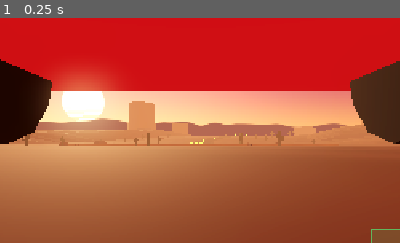
Above: before the commit, frame 1.
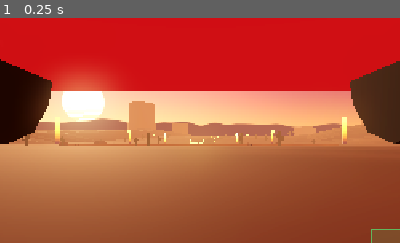
Above: after the commit, the same moment.

Repository: juale86/ToneRace
Game: Godot game, scene res://scenes/race_test.tscn
The game is run twice, just before and just after one commit, with the same random seed, the same clock (stepped at 60 frames per second) and the same inputs.
Inputs:
- Up to frame 1 (0.25 s): no input
The pictures show only the part of the screen within x 25-75%, y 22-72%; the shares and areas given below are measured in that part.

The runs differ from the first frame. In frame 1, 0.4% of the frame differs, in the area x 13-87%, y 44-56%.
Error in both runs: Trying to assign value of type 'Nil' to a variable of type 'Dictionary'. (res://scripts/music/music_rig.gd:16)

Commit message:
Efectos de notas y sensación de velocidad
- Parámetros globales de shader "beat" y "speed": todo late al mismo ritmo.
- Boosters que laten en cada beat (los adornos además giran).
- Postes al costado, uno por beat, con reflector que destella; los de
  comienzo de compás son más altos y destellan más fuerte.
- Al agarrar un booster: onda de luz sobre la ruta y chispas (pool fijo de 6,
  sin crear nodos en carrera).
- HUD: contador de combo que salta en cada acierto y destello rojo en los
  bordes al perder un combo de 4 o más.
- Velocidad: líneas en los bordes de la pantalla, estela de las luces
  traseras y una sacudida de cámara leve, todo creciendo con el tempo.

Co-Authored-By: Claude Opus 5.5 <noreply@anthropic.com>

Diff:
--- a/project.godot
+++ b/project.godot
@@ -61,6 +61,17 @@
 ]
 }
 
+[shader_globals]
+
+beat={
+"type": "float",
+"value": 0.0
+}
+speed={
+"type": "float",
+"value": 0.0
+}
+
 [input_devices]
 
 pointing/emulate_touch_from_mouse=true
--- a/scenes/race_test.gd
+++ b/scenes/race_test.gd
@@ -15,6 +15,8 @@
 const FOV_MIN := 72.0
 const FOV_MAX := 88.0
 const MESSAGE_SECONDS := 1.2
+## Sacudida de cámara (unidades) a la marcha más alta; crece con el cuadrado del tempo.
+const SHAKE_MAX := 0.09
 
 var rig: MusicRig
 var runner: Runner
@@ -32,6 +34,8 @@
 var _pending: Array[PendingNote] = []
 var _message := ""
 var _message_left := 0.0
+var _fx := HitFx.new()
+var _hud := RaceHud.new()
 
 @onready var _camera: Camera3D = $Camera
 @onready var _car: CarView = $Car
@@ -53,6 +57,9 @@
 	add_child(rig)
 	rig.setup("canon", "rock")
 	runner = Runner.new(rig.min_bpm, rig.max_bpm)
+	_car.add_child(_fx)
+	$UI.add_child(_hud)
+	$UI.move_child(_hud, 0)
 	add_child(human)
 	add_child(auto)
 	var args := OS.get_cmdline_user_args()
@@ -117,16 +124,20 @@
 	var booster := track.boosters[index]
 	var gold := booster.kind == Booster.Kind.GOLD
 	if booster.lane != runner.lane:
-		if gold:
+		if gold and combo > 0:
+			_hud.on_combo_break(combo)
 			combo = 0
 		return
 	view.hide_booster(index)
+	var color := TrackView.GOLD_COLOR if gold else TrackView.ADORN_COLOR
+	_fx.hit(color, Track.lane_offset(booster.lane) - lateral)
 	for note in booster.notes:
 		_pending.append(PendingNote.new(note, "lead" if gold else "adorn"))
 	if gold:
 		gold_hits += 1
 		combo += 1
 		best_combo = maxi(best_combo, combo)
+		_hud.on_hit(combo)
 
 
 ## Las notas de un booster pueden caer un poco después de agarrarlo (corcheas agrupadas).
@@ -151,11 +162,14 @@
 	var tick := 1.0 / Engine.physics_ticks_per_second
 	var beat := clock.interpolated(Engine.get_physics_interpolation_fraction(), tick)
 	rig.base.update(beat, clock.bpm, delta)
+	var intensity := clampf(inverse_lerp(rig.min_bpm, rig.max_bpm, clock.bpm), 0.0, 1.0)
+	RenderingServer.global_shader_parameter_set(&"beat", beat)
+	RenderingServer.global_shader_parameter_set(&"speed", intensity)
 
 	var previous := lateral
 	lateral = move_toward(lateral, Track.lane_offset(runner.lane), LATERAL_SPEED * delta)
 	var speed := clock.bpm / 60.0 * TrackGeometry.UNITS_PER_BEAT
-	_car.animate(delta, speed, (lateral - previous) / delta if delta > 0.0 else 0.0)
+	_car.animate(delta, speed, (lateral - previous) / delta if delta > 0.0 else 0.0, intensity)
 	var frame := track.geometry.frame_at(beat)
 	_car.global_transform = Transform3D(frame.basis, frame.origin + frame.basis.x * lateral)
 
@@ -164,6 +178,9 @@
 	_camera.fov = remap(clock.bpm, rig.min_bpm, rig.max_bpm, FOV_MIN, FOV_MAX)
 	_camera.global_position = back.origin + back.basis.y * CAMERA_HEIGHT + back.basis.x * lateral * 0.5
 	_camera.look_at(ahead.origin + ahead.basis.x * lateral * 0.3, back.basis.y)
+	var t := Time.get_ticks_msec() / 1000.0
+	var shake := SHAKE_MAX * intensity * intensity
+	_camera.position += _camera.basis * Vector3(sin(t * 37.0) + sin(t * 23.0) * 0.5, sin(t * 41.0) * 0.6, 0.0) * shake
 
 	_message_left = maxf(_message_left - delta, 0.0)
 	var cycle := int(floor(beat / track.cycle_beats))
--- a/scripts/race/car_view.gd
+++ b/scripts/race/car_view.gd
@@ -1,7 +1,8 @@
 class_name CarView
 extends Node3D
 ## Muscle car placeholder armado con primitivas. El origen queda en el piso, en el
-## centro del auto; -Z es adelante. Se inclina al cambiar de carril y gira las ruedas.
+## centro del auto; -Z es adelante. Se inclina al cambiar de carril, gira las
+## ruedas y deja una estela de luz que se alarga con la velocidad.
 
 const WHEEL_RADIUS := 0.3
 const MAX_ROLL := deg_to_rad(9.0)
@@ -9,11 +10,14 @@
 ## Velocidad lateral (unidades/s) que produce la inclinación máxima.
 const LEAN_AT := 20.0
 const LEAN_SMOOTHING := 12.0
+const TRAIL_MAX_LENGTH := 3.5
 
 var _body := Node3D.new()
 var _wheels: Array[Node3D] = []
 var _lean := 0.0
 var _wheel_angle := 0.0
+var _trails: Array[MeshInstance3D] = []
+var _trail_material := ShaderMaterial.new()
 
 
 func _ready() -> void:
@@ -54,16 +58,32 @@
 			spoke.mesh = spoke_mesh
 			hub.add_child(spoke)
 			_wheels.append(hub)
+	_trail_material.shader = preload("res://shaders/trail.gdshader")
+	var trail_mesh := PlaneMesh.new()
+	trail_mesh.size = Vector2(0.22, 1.0)
+	trail_mesh.center_offset = Vector3(0, 0, 0.5)  # arranca en el origen y se estira hacia atrás
+	for x in [-0.63, 0.63]:
+		var trail := MeshInstance3D.new()
+		trail.mesh = trail_mesh
+		trail.material_override = _trail_material
+		trail.position = Vector3(x, 0.5, 1.48)
+		trail.rotation.x = deg_to_rad(-3.0)
+		_body.add_child(trail)
+		_trails.append(trail)
 
 
 ## speed: unidades/s hacia adelante. lateral_speed: unidades/s hacia la derecha.
-func animate(delta: float, speed: float, lateral_speed: float) -> void:
+## intensity: 0 a 1 según el tempo, para la estela.
+func animate(delta: float, speed: float, lateral_speed: float, intensity: float) -> void:
 	var target := clampf(lateral_speed / LEAN_AT, -1.0, 1.0)
 	_lean = lerpf(_lean, target, 1.0 - exp(-LEAN_SMOOTHING * delta))
 	_body.rotation = Vector3(0.0, -_lean * MAX_YAW, -_lean * MAX_ROLL)
 	_wheel_angle = fmod(_wheel_angle - speed * delta / WHEEL_RADIUS, TAU)
 	for hub in _wheels:
 		hub.rotation.x = _wheel_angle
+	for trail in _trails:
+		trail.scale = Vector3(1.0, 1.0, 0.5 + intensity * TRAIL_MAX_LENGTH)
+	_trail_material.set_shader_parameter("strength", 0.2 + 0.4 * intensity)
 
 
 func _box(size: Vector3, at: Vector3, material: Material) -> void:
--- /dev/null
+++ b/scripts/race/hit_fx.gd
@@ -0,0 +1,92 @@
+class_name HitFx
+extends Node3D
+## Efectos al agarrar un booster: una onda de luz que se expande sobre la ruta y
+## chispas que suben. Se ubica en el auto cada frame, así los efectos acompañan
+## al jugador en vez de quedar atrás a toda velocidad. Usa un pool fijo: no crea
+## nodos durante la carrera.
+
+const POOL := 6
+const RING_SECONDS := 0.45
+const RING_SIZE := 5.5
+
+var _rings: Array[MeshInstance3D] = []
+var _ring_ages := PackedFloat32Array()
+var _sparks: Array[GPUParticles3D] = []
+var _next := 0
+
+
+func _ready() -> void:
+	var ring_shader := preload("res://shaders/hit_ring.gdshader")
+	var plane := PlaneMesh.new()
+	plane.size = Vector2.ONE * RING_SIZE
+	var spark_mesh := QuadMesh.new()
+	spark_mesh.size = Vector2.ONE * 0.22
+	var spark_material := StandardMaterial3D.new()
+	spark_material.shading_mode = BaseMaterial3D.SHADING_MODE_UNSHADED
+	spark_material.billboard_mode = BaseMaterial3D.BILLBOARD_PARTICLES
+	spark_material.transparency = BaseMaterial3D.TRANSPARENCY_ALPHA
+	spark_material.blend_mode = BaseMaterial3D.BLEND_MODE_ADD
+	spark_material.vertex_color_use_as_albedo = true
+	spark_mesh.material = spark_material
+	var fade := Gradient.new()
+	fade.set_color(0, Color(1, 1, 1, 1))
+	fade.set_color(1, Color(1, 1, 1, 0))
+	var fade_texture := GradientTexture1D.new()
+	fade_texture.gradient = fade
+	for i in POOL:
+		var ring := MeshInstance3D.new()
+		ring.mesh = plane
+		var material := ShaderMaterial.new()
+		material.shader = ring_shader
+		ring.material_override = material
+		ring.position.y = 0.06
+		ring.visible = false
+		add_child(ring)
+		_rings.append(ring)
+		_ring_ages.append(1.0)
+
+		var sparks := GPUParticles3D.new()
+		sparks.one_shot = true
+		sparks.emitting = false
+		sparks.amount = 12
+		sparks.lifetime = 0.6
+		sparks.explosiveness = 1.0
+		sparks.position.y = 0.5
+		sparks.draw_pass_1 = spark_mesh
+		var process := ParticleProcessMaterial.new()
+		process.direction = Vector3.UP
+		process.spread = 40.0
+		process.initial_velocity_min = 4.0
+		process.initial_velocity_max = 8.0
+		process.gravity = Vector3(0, -9, 0)
+		process.scale_min = 0.6
+		process.scale_max = 1.4
+		process.color_ramp = fade_texture
+		sparks.process_material = process
+		add_child(sparks)
+		_sparks.append(sparks)
+
+
+## lateral: posición del booster respecto del auto, para centrar la onda.
+func hit(color: Color, lateral: float) -> void:
+	var i := _next
+	_next = (_next + 1) % POOL
+	_ring_ages[i] = 0.0
+	_rings[i].position.x = lateral
+	_rings[i].visible = true
+	(_rings[i].material_override as ShaderMaterial).set_shader_parameter("color", color)
+	var sparks := _sparks[i]
+	sparks.position.x = lateral
+	(sparks.process_material as ParticleProcessMaterial).color = Color(color.r * 2.0, color.g * 2.0, color.b * 2.0)
+	sparks.restart()
+
+
+func _process(delta: float) -> void:
+	for i in POOL:
+		if not _rings[i].visible:
+			continue
+		_ring_ages[i] += delta / RING_SECONDS
+		if _ring_ages[i] >= 1.0:
+			_rings[i].visible = false
+		else:
+			(_rings[i].material_override as ShaderMaterial).set_shader_parameter("age", _ring_ages[i])
--- a/scripts/track/track_view.gd
+++ b/scripts/track/track_view.gd
@@ -1,12 +1,15 @@
 class_name TrackView
 extends Node3D
 ## Dibuja una Track: la ruta (asfalto, carriles y marcas de beat/compás salen de
-## un shader) y los boosters. Todo procedural.
+## un shader), postes que destellan con el beat y los boosters, que laten. Todo
+## procedural; el beat les llega por el parámetro global de shader "beat".
 
 const MESH_STEP := 0.25  # beats entre cortes de la malla
 const MARGIN_BEATS := 16.0
 const SHOULDER := 1.6
 const BOOSTER_HEIGHT := 0.5
+const POST_GAP := 0.9  # distancia del poste al borde de la banquina
+const POST_HEIGHT := 1.3
 
 const GOLD_COLOR := Color(1.0, 0.75, 0.15)
 const ADORN_COLOR := Color(0.2, 0.9, 1.0)
@@ -28,6 +31,7 @@
 	instance.mesh = _road_mesh(-half - SHOULDER, half + SHOULDER)
 	instance.material_override = road
 	add_child(instance)
+	_build_posts(half + SHOULDER + POST_GAP)
 	_build_boosters()
 
 
@@ -45,11 +49,13 @@
 func _build_boosters() -> void:
 	var gold_mesh := BoxMesh.new()
 	gold_mesh.size = Vector3(1.4, 0.35, 0.7)
-	gold_mesh.material = _material(GOLD_COLOR, 2.5)
+	gold_mesh.material = _booster_material(GOLD_COLOR, 0.0)
 	var adorn_mesh := SphereMesh.new()
 	adorn_mesh.radius = 0.35
 	adorn_mesh.height = 0.7
-	adorn_mesh.material = _material(ADORN_COLOR, 2.5)
+	adorn_mesh.radial_segments = 8
+	adorn_mesh.rings = 4
+	adorn_mesh.material = _booster_material(ADORN_COLOR, 1.5)
 
 	var by_kind := {Booster.Kind.GOLD: [], Booster.Kind.ADORN: []}
 	for i in _track.boosters.size():
@@ -68,6 +74,40 @@
 		var instance := MultiMeshInstance3D.new()
 		instance.multimesh = mm
 		add_child(instance)
+
+
+## Un poste por beat a cada lado; los de comienzo de compás, más altos.
+func _build_posts(lateral: float) -> void:
+	var pole := BoxMesh.new()
+	pole.size = Vector3(0.14, POST_HEIGHT, 0.14)
+	var light := BoxMesh.new()
+	light.size = Vector3(0.24, 0.24, 0.24)
+	var st := SurfaceTool.new()
+	st.append_from(pole, 0, Transform3D(Basis(), Vector3(0, POST_HEIGHT / 2.0, 0)))
+	st.append_from(light, 0, Transform3D(Basis(), Vector3(0, POST_HEIGHT + 0.12, 0)))
+	var material := ShaderMaterial.new()
+	material.shader = preload("res://shaders/post.gdshader")
+	material.set_shader_parameter("top", POST_HEIGHT - 0.01)
+	var mesh := st.commit()
+	mesh.surface_set_material(0, material)
+
+	var mm := MultiMesh.new()
+	mm.transform_format = MultiMesh.TRANSFORM_3D
+	mm.use_custom_data = true
+	mm.mesh = mesh
+	var beats := int(_track.length_beats) + 1
+	mm.instance_count = beats * 2
+	for b in beats:
+		var frame := _track.geometry.frame_at(b)
+		var bar := b % 4 == 0
+		var scale := Vector3(1.0, 1.6, 1.0) if bar else Vector3.ONE
+		for side in 2:
+			var x := lateral * (1.0 if side == 1 else -1.0)
+			mm.set_instance_transform(b * 2 + side, Transform3D(frame.basis.scaled_local(scale), frame.origin + frame.basis.x * x))
+			mm.set_instance_custom_data(b * 2 + side, Color(1.0 if bar else 0.0, 0, 0, 0))
+	var instance := MultiMeshInstance3D.new()
+	instance.multimesh = mm
+	add_child(instance)
 
 
 ## Cinta que sigue la pista entre los desplazamientos laterales left y right,
@@ -92,11 +132,9 @@
 	return st.commit()
 
 
-func _material(color: Color, emission: float) -> StandardMaterial3D:
-	var m := StandardMaterial3D.new()
-	m.albedo_color = color
-	if emission > 0.0:
-		m.emission_enabled = true
-		m.emission = color
-		m.emission_energy_multiplier = emission
-	return m
+func _booster_material(color: Color, spin: float) -> ShaderMaterial:
+	var material := ShaderMaterial.new()
+	material.shader = preload("res://shaders/booster.gdshader")
+	material.set_shader_parameter("color", color)
+	material.set_shader_parameter("spin", spin)
+	return material
--- /dev/null
+++ b/scripts/ui/race_hud.gd
@@ -0,0 +1,76 @@
+class_name RaceHud
+extends Control
+## Capa visual de la carrera: líneas de velocidad (las maneja el parámetro global
+## "speed"), el contador de combo que salta en cada acierto y un destello rojo en
+## los bordes cuando se corta un combo.
+
+const SHOW_COMBO_FROM := 2
+const BREAK_FLASH_FROM := 4
+const FLASH_SECONDS := 0.35
+const POP_SECONDS := 0.18
+
+var _combo := Label.new()
+var _vignette := ColorRect.new()
+var _flash := 0.0
+var _pop := 0.0
+var _fading := 0.0
+
+
+func _ready() -> void:
+	set_anchors_and_offsets_preset(PRESET_FULL_RECT)
+	mouse_filter = MOUSE_FILTER_IGNORE
+
+	var lines := ColorRect.new()
+	lines.set_anchors_and_offsets_preset(PRESET_FULL_RECT)
+	lines.mouse_filter = MOUSE_FILTER_IGNORE
+	lines.material = ShaderMaterial.new()
+	(lines.material as ShaderMaterial).shader = preload("res://shaders/speed_lines.gdshader")
+	add_child(lines)
+
+	_vignette.set_anchors_and_offsets_preset(PRESET_FULL_RECT)
+	_vignette.mouse_filter = MOUSE_FILTER_IGNORE
+	_vignette.material = ShaderMaterial.new()
+	(_vignette.material as ShaderMaterial).shader = preload("res://shaders/vignette.gdshader")
+	add_child(_vignette)
+
+	_combo.set_anchors_preset(PRESET_CENTER_TOP)
+	_combo.horizontal_alignment = HORIZONTAL_ALIGNMENT_CENTER
+	_combo.offset_left = -150.0
+	_combo.offset_right = 150.0
+	_combo.offset_top = 70.0
+	_combo.offset_bottom = 150.0
+	_combo.pivot_offset = Vector2(150.0, 40.0)
+	_combo.add_theme_font_size_override("font_size", 56)
+	_combo.add_theme_color_override("font_outline_color", Color(0.15, 0.05, 0.0, 0.8))
+	_combo.add_theme_constant_override("outline_size", 10)
+	_combo.visible = false
+	add_child(_combo)
+
+
+func on_hit(combo: int) -> void:
+	if combo < SHOW_COMBO_FROM:
+		return
+	_fading = 0.0
+	_combo.visible = true
+	_combo.modulate = Color(1.0, 0.82, 0.3)
+	_combo.text = "x%d" % combo
+	_pop = 1.0
+
+
+func on_combo_break(lost: int) -> void:
+	if lost >= BREAK_FLASH_FROM:
+		_flash = 1.0
+	if _combo.visible:
+		_combo.modulate = Color(1.0, 0.25, 0.2)
+		_fading = 1.0
+
+
+func _process(delta: float) -> void:
+	_flash = maxf(_flash - delta / FLASH_SECONDS, 0.0)
+	(_vignette.material as ShaderMaterial).set_shader_parameter("amount", _flash * 0.55)
+	_pop = maxf(_pop - delta / POP_SECONDS, 0.0)
+	_combo.scale = Vector2.ONE * (1.0 + 0.35 * _pop * _pop)
+	if _fading > 0.0:
+		_fading = maxf(_fading - delta * 2.0, 0.0)
+		_combo.modulate.a = _fading
+		_combo.visible = _fading > 0.0
--- /dev/null
+++ b/shaders/booster.gdshader
@@ -0,0 +1,20 @@
+shader_type spatial;
+// Boosters: laten en cada beat (crecen y brillan) y giran despacio.
+
+global uniform float beat;
+uniform vec3 color : source_color = vec3(1.0, 0.75, 0.15);
+uniform float spin = 0.0;
+
+varying float pulse;
+
+void vertex() {
+	pulse = exp(-fract(beat) * 5.0);
+	float a = beat * spin;
+	VERTEX.xz = mat2(vec2(cos(a), -sin(a)), vec2(sin(a), cos(a))) * VERTEX.xz;
+	VERTEX *= 1.0 + 0.18 * pulse;
+}
+
+void fragment() {
+	ALBEDO = color;
+	EMISSION = color * (1.8 + 2.6 * pulse);
+}
--- /dev/null
+++ b/shaders/hit_ring.gdshader
@@ -0,0 +1,15 @@
+shader_type spatial;
+// Onda de luz al agarrar un booster: un anillo que se expande sobre la ruta.
+render_mode unshaded, blend_add, cull_disabled, depth_draw_never, shadows_disabled;
+
+uniform vec3 color : source_color = vec3(1.0, 0.75, 0.15);
+uniform float age = 1.0;  // 0 = recién nace, 1 = terminó
+
+void fragment() {
+	float r = length(UV - 0.5) * 2.0;
+	float radius = mix(0.15, 0.95, sqrt(age));
+	float width = mix(0.05, 0.14, age);
+	float band = 1.0 - smoothstep(0.0, width, abs(r - radius));
+	ALBEDO = color * 2.5;
+	ALPHA = band * (1.0 - age);
+}
--- /dev/null
+++ b/shaders/post.gdshader
@@ -0,0 +1,24 @@
+shader_type spatial;
+// Postes al costado de la ruta, uno por beat. El reflector de arriba destella en
+// cada beat; los de comienzo de compás (INSTANCE_CUSTOM.x = 1) más fuerte.
+
+global uniform float beat;
+uniform vec3 pole_color : source_color = vec3(0.85, 0.82, 0.78);
+uniform vec3 light_color : source_color = vec3(1.0, 0.5, 0.15);
+uniform float top = 1.0;
+
+varying float is_light;
+varying float strength;
+
+void vertex() {
+	is_light = step(top, VERTEX.y);
+	float bar = INSTANCE_CUSTOM.x;
+	float bar_pulse = exp(-fract(beat / 4.0) * 4.0 * 4.0);
+	strength = 1.0 + 2.5 * exp(-fract(beat) * 6.0) + bar * 3.0 * bar_pulse;
+}
+
+void fragment() {
+	ALBEDO = mix(pole_color, light_color, is_light);
+	EMISSION = light_color * is_light * strength;
+	ROUGHNESS = 0.8;
+}
--- /dev/null
+++ b/shaders/speed_lines.gdshader
@@ -0,0 +1,21 @@
+shader_type canvas_item;
+// Líneas de velocidad en los bordes de la pantalla; más y más rápidas con el tempo.
+
+global uniform float speed;  // 0 = marcha más baja, 1 = la más alta
+uniform float rays = 260.0;
+
+float hash(float x) {
+	return fract(sin(x * 127.1) * 43758.5453);
+}
+
+void fragment() {
+	vec2 d = UV - vec2(0.5, 0.45);
+	d.x *= SCREEN_PIXEL_SIZE.y / SCREEN_PIXEL_SIZE.x;
+	float r = length(d);
+	float cell = floor((atan(d.y, d.x) / 6.2831853 + 0.5) * rays);
+	float present = step(1.0 - (0.08 + 0.22 * speed), hash(cell));
+	float seg = fract(r * 1.4 - TIME * (0.8 + 2.4 * speed) - hash(cell + 3.1) * 7.0);
+	float dash = smoothstep(0.0, 0.05, seg) * smoothstep(0.3, 0.1, seg);
+	float edge = smoothstep(0.35, 0.8, r);
+	COLOR = vec4(1.0, 0.92, 0.8, present * dash * edge * (0.06 + 0.24 * speed * speed));
+}
--- /dev/null
+++ b/shaders/trail.gdshader
@@ -0,0 +1,12 @@
+shader_type spatial;
+// Estela de las luces traseras: se desvanece a lo largo (UV.y).
+render_mode unshaded, blend_add, cull_disabled, depth_draw_never, shadows_disabled;
+
+uniform vec3 color : source_color = vec3(1.0, 0.1, 0.08);
+uniform float strength = 0.0;
+
+void fragment() {
+	float across = 1.0 - abs(UV.x - 0.5) * 2.0;
+	ALBEDO = color * 2.0;
+	ALPHA = strength * pow(1.0 - UV.y, 2.5) * smoothstep(0.0, 0.6, across);
+}
--- /dev/null
+++ b/shaders/vignette.gdshader
@@ -0,0 +1,11 @@
+shader_type canvas_item;
+// Destello en los bordes de la pantalla (por ejemplo al cortarse el combo).
+
+uniform vec3 color : source_color = vec3(1.0, 0.15, 0.1);
+uniform float amount = 0.0;
+
+void fragment() {
+	vec2 d = (UV - 0.5) * vec2(1.0, 1.3);
+	float edge = smoothstep(0.35, 0.75, length(d));
+	COLOR = vec4(color, edge * amount);
+}
Not shown, added: scripts/race/hit_fx.gd.uid
Not shown, added: scripts/ui/race_hud.gd.uid
Not shown, added: shaders/booster.gdshader.uid
Not shown, added: shaders/hit_ring.gdshader.uid
Not shown, added: shaders/post.gdshader.uid
Not shown, added: shaders/speed_lines.gdshader.uid
Not shown, added: shaders/trail.gdshader.uid
Not shown, added: shaders/vignette.gdshader.uid
